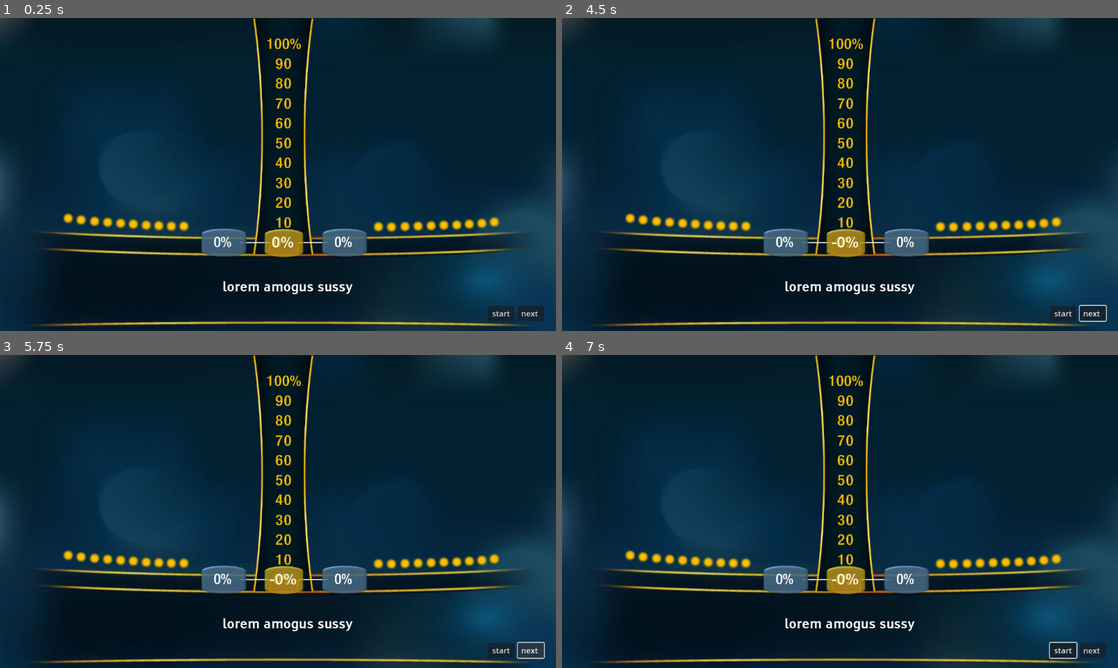
Above: before the commit, frames 1-4 (two rows, left to right).
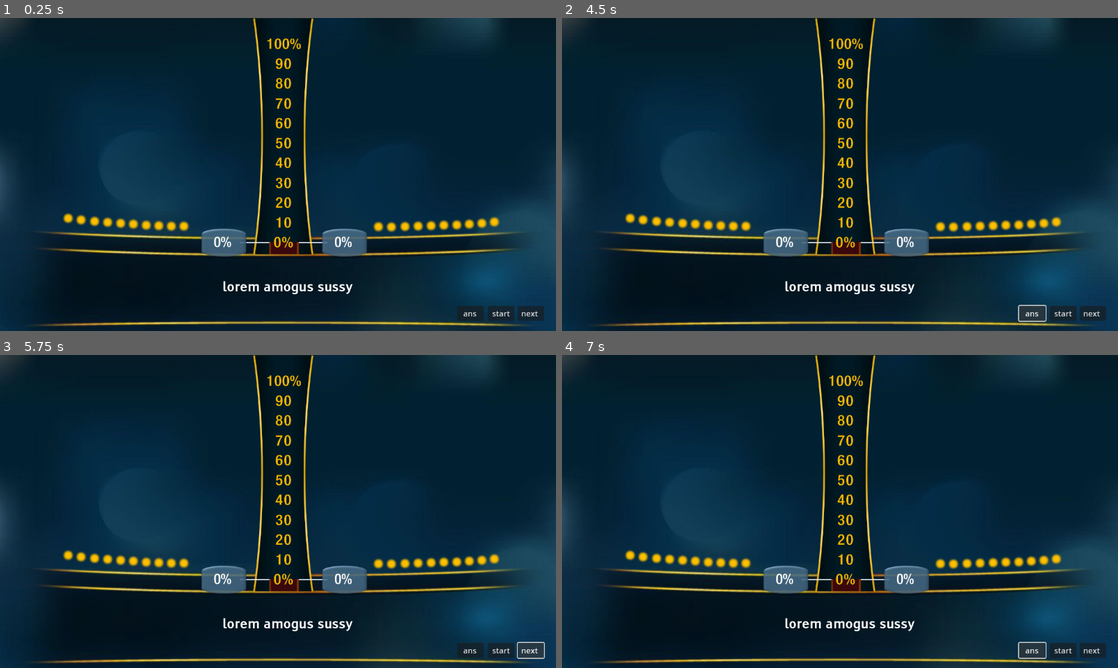
Above: after the commit, the same moments.

Repository: TerminalGoat232/power-of-10-redux
Game: Godot game, scene res://main.tscn
Two runs of this game, one before a commit and one after it. Both use one fixed random seed, a clock stepped at 60 frames per second and the inputs below.
Inputs (mouse positions are in pixels of both pictures, inside the frame that each line leads up to):
- Up to frame 1 (0.25 s): no input
- Up to frame 2 (4.5 s): click (1034, 312) at 0.5 s, where only the run after the commit has a clickable "ans"; click "start" at 1.25 s; click "start" at 2 s; click "next" at 2.75 s; click "next" at 3.5 s; click (1034, 312) at 4.25 s, where only the run after the commit has a clickable "ans"
- Up to frame 3 (5.75 s): click "next" at 5 s
- Up to frame 4 (7 s): click "start" at 5.75 s; click (1034, 649) at 6.5 s, where only the run after the commit has a clickable "ans"

The runs differ from the first frame. In frame 1, 0.8% of the frame differs, in the area x 47-87%, y 67-97%; in frame 2, 0.9%; in frame 3, 0.8%; in frame 4, 0.9%, in the area x 47-93%, y 67-98%.
Error in both runs: Invalid access to property or key 'ROUND_1' on a base object of type 'Nil'. (res://scripts/main.gd:24)

Commit message:
unfinished unmastered

Diff:
--- a/main.tscn
+++ b/main.tscn
@@ -6,6 +6,7 @@
 [ext_resource type="Theme" uid="uid://c163hgn8rdr67" path="res://text.tres" id="2_w4u17"]
 [ext_resource type="Texture2D" uid="uid://y76fcvyhs828" path="res://assets/inputbox.png" id="3_wnni5"]
 [ext_resource type="Texture2D" uid="uid://b443hrb5hal3f" path="res://assets/timedot.png" id="4_e8nlh"]
+[ext_resource type="Texture2D" uid="uid://bg0dplmpok3eg" path="res://assets/tickbox.png" id="5_d3m1j"]
 [ext_resource type="Script" path="res://scripts/player.gd" id="5_fy875"]
 [ext_resource type="Texture2D" uid="uid://d3rar3bkajmms" path="res://assets/2ndarybar.png" id="5_j1tej"]
 [ext_resource type="FontFile" uid="uid://b3cy4rofnvp6v" path="res://assets/54_HelveticaNeue MediumCond.ttf" id="6_0qfin"]
@@ -16,6 +17,179 @@
 [ext_resource type="Texture2D" uid="uid://dts6x74kajml5" path="res://assets/ex.jpg" id="10_umjfn"]
 [ext_resource type="Texture2D" uid="uid://eixaa2mss8pg" path="res://assets/questionbox.png" id="11_xiqn0"]
 [ext_resource type="FontFile" uid="uid://djfuuaasv157m" path="res://assets/50_Tiresias Keyfont V2.ttf" id="12_m13l0"]
+[ext_resource type="AudioStream" uid="uid://brgc0gvw03b35" path="res://assets/timer.mp3" id="18_axkme"]
+[ext_resource type="AudioStream" uid="uid://bncvo06yacmtd" path="res://assets/answerhold.mp3" id="19_5wm88"]
+[ext_resource type="AudioStream" uid="uid://ccjfc4q65vfi1" path="res://assets/answerreveal+tick.mp3" id="20_bb5rf"]
+
+[sub_resource type="Animation" id="Animation_blcsq"]
+length = 0.001
+tracks/0/type = "value"
+tracks/0/imported = false
+tracks/0/enabled = true
+tracks/0/path = NodePath("panel_3/answer_box:modulate")
+tracks/0/interp = 1
+tracks/0/loop_wrap = true
+tracks/0/keys = {
+"times": PackedFloat32Array(0),
+"transitions": PackedFloat32Array(1),
+"update": 0,
+"values": [Color(1, 1, 1, 1)]
+}
+tracks/1/type = "value"
+tracks/1/imported = false
+tracks/1/enabled = true
+tracks/1/path = NodePath("panel_3/answer_box:visible")
+tracks/1/interp = 1
+tracks/1/loop_wrap = true
+tracks/1/keys = {
+"times": PackedFloat32Array(0),
+"transitions": PackedFloat32Array(1),
+"update": 1,
+"values": [false]
+}
+tracks/2/type = "value"
+tracks/2/imported = false
+tracks/2/enabled = true
+tracks/2/path = NodePath("panel_3/res_lbl:visible")
+tracks/2/interp = 1
+tracks/2/loop_wrap = true
+tracks/2/keys = {
+"times": PackedFloat32Array(0),
+"transitions": PackedFloat32Array(1),
+"update": 1,
+"values": [false]
+}
+tracks/3/type = "value"
+tracks/3/imported = false
+tracks/3/enabled = true
+tracks/3/path = NodePath(".:onShowResult")
+tracks/3/interp = 1
+tracks/3/loop_wrap = true
+tracks/3/keys = {
+"times": PackedFloat32Array(0),
+"transitions": PackedFloat32Array(1),
+"update": 1,
+"values": [0]
+}
+
+[sub_resource type="Animation" id="Animation_7sdkf"]
+resource_name = "answer_holding"
+length = 12.0
+tracks/0/type = "audio"
+tracks/0/imported = false
+tracks/0/enabled = true
+tracks/0/path = NodePath("../baiting_heh")
+tracks/0/interp = 1
+tracks/0/loop_wrap = true
+tracks/0/keys = {
+"clips": [{
+"end_offset": 0.0,
+"start_offset": 0.0,
+"stream": ExtResource("19_5wm88")
+}],
+"times": PackedFloat32Array(0.0333333)
+}
+tracks/0/use_blend = true
+tracks/1/type = "value"
+tracks/1/imported = false
+tracks/1/enabled = true
+tracks/1/path = NodePath("panel_3/answer_box:modulate")
+tracks/1/interp = 1
+tracks/1/loop_wrap = true
+tracks/1/keys = {
+"times": PackedFloat32Array(0.1, 1.33333),
+"transitions": PackedFloat32Array(1, 1),
+"update": 0,
+"values": [Color(1, 1, 1, 0), Color(1, 1, 1, 1)]
+}
+tracks/2/type = "value"
+tracks/2/imported = false
+tracks/2/enabled = true
+tracks/2/path = NodePath("panel_3/res_lbl:modulate")
+tracks/2/interp = 1
+tracks/2/loop_wrap = true
+tracks/2/keys = {
+"times": PackedFloat32Array(0.1, 1.33333),
+"transitions": PackedFloat32Array(1, 1),
+"update": 0,
+"values": [Color(1, 1, 1, 0), Color(1, 1, 1, 1)]
+}
+tracks/3/type = "value"
+tracks/3/imported = false
+tracks/3/enabled = true
+tracks/3/path = NodePath("panel_3/answer_box:visible")
+tracks/3/interp = 1
+tracks/3/loop_wrap = true
+tracks/3/keys = {
+"times": PackedFloat32Array(0.1),
+"transitions": PackedFloat32Array(1),
+"update": 1,
+"values": [true]
+}
+tracks/4/type = "value"
+tracks/4/imported = false
+tracks/4/enabled = true
+tracks/4/path = NodePath("panel_3/res_lbl:visible")
+tracks/4/interp = 1
+tracks/4/loop_wrap = true
+tracks/4/keys = {
+"times": PackedFloat32Array(0.1),
+"transitions": PackedFloat32Array(1),
+"update": 1,
+"values": [true]
+}
+tracks/5/type = "value"
+tracks/5/imported = false
+tracks/5/enabled = true
+tracks/5/path = NodePath(".:onShowResult")
+tracks/5/interp = 1
+tracks/5/loop_wrap = true
+tracks/5/keys = {
+"times": PackedFloat32Array(1.33333),
+"transitions": PackedFloat32Array(1),
+"update": 1,
+"values": [1]
+}
+
+[sub_resource type="Animation" id="Animation_6c1cm"]
+resource_name = "tick_box_for_player"
+length = 4.0
+tracks/0/type = "audio"
+tracks/0/imported = false
+tracks/0/enabled = true
+tracks/0/path = NodePath("../Answerreveal+tick")
+tracks/0/interp = 1
+tracks/0/loop_wrap = true
+tracks/0/keys = {
+"clips": [{
+"end_offset": 0.0,
+"start_offset": 0.0,
+"stream": ExtResource("20_bb5rf")
+}],
+"times": PackedFloat32Array(0)
+}
+tracks/0/use_blend = true
+tracks/1/type = "method"
+tracks/1/imported = false
+tracks/1/enabled = true
+tracks/1/path = NodePath(".")
+tracks/1/interp = 1
+tracks/1/loop_wrap = true
+tracks/1/keys = {
+"times": PackedFloat32Array(2.06667),
+"transitions": PackedFloat32Array(1),
+"values": [{
+"args": [],
+"method": &"decide_who_wins"
+}]
+}
+
+[sub_resource type="AnimationLibrary" id="AnimationLibrary_g4o8s"]
+_data = {
+"RESET": SubResource("Animation_blcsq"),
+"answer_holding": SubResource("Animation_7sdkf"),
+"tick_box_for_player": SubResource("Animation_6c1cm")
+}
 
 [sub_resource type="LabelSettings" id="LabelSettings_fwp1d"]
 font = ExtResource("6_0qfin")
@@ -46,6 +220,11 @@
 script = ExtResource("1_olcld")
 metadata/_edit_use_anchors_ = true
 
+[node name="main_anim" type="AnimationPlayer" parent="Control"]
+libraries = {
+"": SubResource("AnimationLibrary_g4o8s")
+}
+
 [node name="Mainbar" type="Sprite2D" parent="Control"]
 position = Vector2(586.875, 245)
 scale = Vector2(0.6, 0.585)
@@ -63,9 +242,65 @@
 offset = Vector2(-41, 0)
 flip_v = true
 
-[node name="timer_panel" type="PanelContainer" parent="Control"]
-self_modulate = Color(1, 1, 1, 0)
-layout_mode = 0
+[node name="tickboxes_cnt_2" type="Control" parent="Control"]
+anchors_preset = 0
+offset_left = 891.0
+offset_top = 442.0
+offset_right = 1037.0
+offset_bottom = 485.0
+
+[node name="Tickbox" type="Sprite2D" parent="Control/tickboxes_cnt_2"]
+visible = false
+position = Vector2(35, 30)
+rotation = -0.0349066
+scale = Vector2(0.3, 0.3)
+texture = ExtResource("5_d3m1j")
+
+[node name="Tickbox2" type="Sprite2D" parent="Control/tickboxes_cnt_2"]
+visible = false
+position = Vector2(72, 29)
+rotation = -0.0349066
+scale = Vector2(0.3, 0.3)
+texture = ExtResource("5_d3m1j")
+
+[node name="Tickbox3" type="Sprite2D" parent="Control/tickboxes_cnt_2"]
+visible = false
+position = Vector2(109, 28)
+rotation = -0.0349066
+scale = Vector2(0.3, 0.3)
+texture = ExtResource("5_d3m1j")
+
+[node name="tickboxes_cnt_1" type="Control" parent="Control"]
+anchors_preset = 0
+offset_left = 148.0
+offset_top = 439.0
+offset_right = 288.0
+offset_bottom = 488.0
+
+[node name="Tickbox" type="Sprite2D" parent="Control/tickboxes_cnt_1"]
+visible = false
+position = Vector2(99, 33)
+rotation = 0.0349066
+scale = Vector2(0.3, 0.3)
+texture = ExtResource("5_d3m1j")
+
+[node name="Tickbox2" type="Sprite2D" parent="Control/tickboxes_cnt_1"]
+visible = false
+position = Vector2(62, 32)
+rotation = 0.0349066
+scale = Vector2(0.3, 0.3)
+texture = ExtResource("5_d3m1j")
+
+[node name="Tickbox3" type="Sprite2D" parent="Control/tickboxes_cnt_1"]
+visible = false
+position = Vector2(24.9999, 31)
+rotation = 0.0349066
+scale = Vector2(0.3, 0.3)
+texture = ExtResource("5_d3m1j")
+
+[node name="timer_panel" type="Control" parent="Control"]
+self_modulate = Color(1, 1, 1, 0)
+anchors_preset = 0
 offset_left = 118.0
 offset_top = 396.0
 offset_right = 418.0
@@ -122,9 +357,9 @@
 scale = Vector2(0.3, 0.3)
 texture = ExtResource("4_e8nlh")
 
-[node name="timer_panel2" type="PanelContainer" parent="Control"]
-self_modulate = Color(1, 1, 1, 0)
-layout_mode = 0
+[node name="timer_panel2" type="Control" parent="Control"]
+self_modulate = Color(1, 1, 1, 0)
+anchors_preset = 0
 offset_left = 759.0
 offset_top = 415.0
 offset_right = 1059.0
@@ -181,7 +416,7 @@
 scale = Vector2(0.3, 0.3)
 texture = ExtResource("4_e8nlh")
 
-[node name="panel_1" type="PanelContainer" parent="Control" node_paths=PackedStringArray("timer")]
+[node name="panel_1" type="PanelContainer" parent="Control" node_paths=PackedStringArray("timer", "timer_panel")]
 self_modulate = Color(1, 1, 1, 0)
 layout_mode = 0
 offset_left = 412.0
@@ -194,6 +429,7 @@
 keyDCR = 83
 keyLOCK = 68
 timer = NodePath("timer_1")
+timer_panel = NodePath("../timer_panel")
 
 [node name="player1_lbl" type="Label" parent="Control/panel_1"]
 z_index = 1
@@ -221,7 +457,7 @@
 wait_time = 11.0
 one_shot = true
 
-[node name="panel_2" type="PanelContainer" parent="Control" node_paths=PackedStringArray("timer")]
+[node name="panel_2" type="PanelContainer" parent="Control" node_paths=PackedStringArray("timer", "timer_panel")]
 self_modulate = Color(1, 1, 1, 0)
 layout_mode = 0
 offset_left = 662.0
@@ -234,6 +470,7 @@
 keyDCR = 4194322
 keyLOCK = 4194319
 timer = NodePath("timer_2")
+timer_panel = NodePath("../timer_panel2")
 
 [node name="player2_lbl" type="Label" parent="Control/panel_2"]
 z_index = 1
@@ -272,6 +509,7 @@
 mouse_filter = 2
 
 [node name="answer_box" type="Sprite2D" parent="Control/panel_3"]
+visible = false
 self_modulate = Color(0.988667, 1, 0.66, 0.780392)
 z_index = 1
 position = Vector2(51.5, 26)
@@ -279,6 +517,8 @@
 texture = ExtResource("8_u14gr")
 
 [node name="res_lbl" type="Label" parent="Control/panel_3"]
+visible = false
+modulate = Color(1, 1, 1, 0)
 z_index = 1
 layout_mode = 2
 theme = ExtResource("2_w4u17")
@@ -334,6 +574,15 @@
 offset_bottom = 627.0
 text = "start"
 
+[node name="ans" type="Button" parent="Control"]
+layout_mode = 0
+offset_left = 947.0
+offset_top = 596.0
+offset_right = 1002.0
+offset_bottom = 627.0
+text = "ans
+"
+
 [node name="Ex" type="Sprite2D" parent="Control"]
 position = Vector2(1986, 1032)
 texture = ExtResource("10_umjfn")
@@ -350,6 +599,15 @@
 position = Vector2(576, 324)
 scale = Vector2(0.9, 0.9)
 texture = ExtResource("8_oobdu")
+
+[node name="Timershow" type="AudioStreamPlayer" parent="."]
+
+[node name="timer_ticking" type="AudioStreamPlayer" parent="."]
+stream = ExtResource("18_axkme")
+
+[node name="baiting_heh" type="AudioStreamPlayer" parent="."]
+
+[node name="Answerreveal+tick" type="AudioStreamPlayer" parent="."]
 
 [connection signal="dumb_sig" from="Control" to="Control/panel_1" method="_on_control_dumb_sig"]
 [connection signal="dumb_sig" from="Control" to="Control/panel_2" method="_on_control_dumb_sig"]
@@ -359,3 +617,4 @@
 [connection signal="pressed" from="Control/start_timer" to="Control" method="_on_start_timer_pressed"]
 [connection signal="pressed" from="Control/start_timer" to="Control/panel_1" method="_on_start_timer_pressed"]
 [connection signal="pressed" from="Control/start_timer" to="Control/panel_2" method="_on_start_timer_pressed"]
+[connection signal="pressed" from="Control/ans" to="Control" method="_on_ans_pressed"]
Not shown: 1 places in main.tscn that only renumber resources
